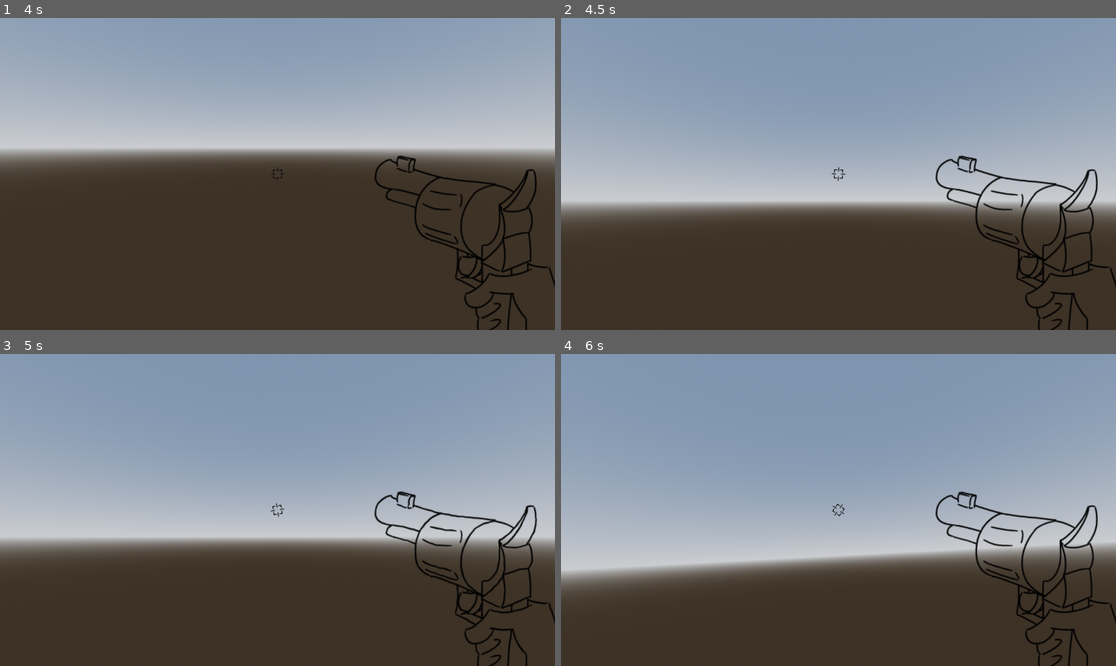
Above: before the commit, frames 1-4 (two rows, left to right).
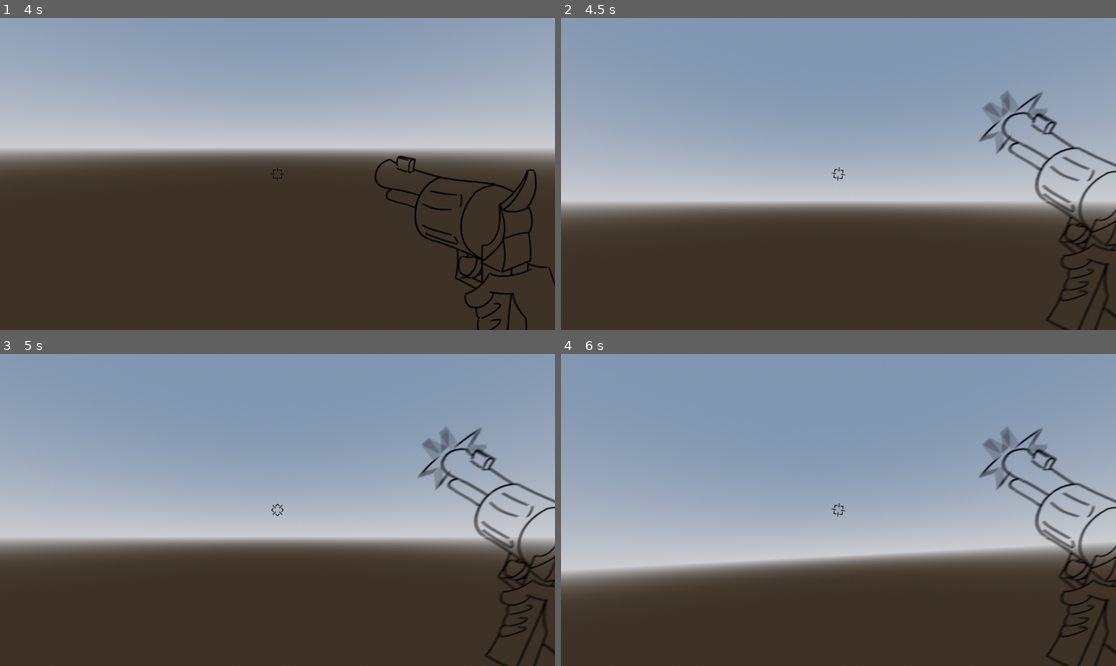
Above: after the commit, the same moments.

Repository: BootaroTC/GameJam---Gumshoe
Game: Godot game, scene res://Scene/TestScene/node_3d.tscn
Two runs of this game, one before a commit and one after it. Both use one fixed random seed, a clock stepped at 60 frames per second and the inputs below.
Inputs (mouse positions are in pixels of both pictures, inside the frame that each line leads up to):
- Up to frame 1 (4 s): move the mouse to (305, 174) at 0.52 s; hold W (forward) from 0.53 s (still down); click (305, 174) at 0.6 s; move the mouse to (249, 174) at 1.27 s; click (249, 174) at 1.35 s; move the mouse to (288, 167) at 2.02 s; click (288, 167) at 2.1 s; move the mouse to (271, 180) at 2.77 s; click (271, 180) at 2.85 s; tap Enter at 3.5 s; move the mouse to (316, 177) at 3.52 s; click (316, 177) at 3.6 s
- Up to frame 2 (4.5 s): keep holding W (forward); tap R (reload) at 4.15 s; move the mouse to (794, 170) at 4.27 s; click (794, 170) at 4.35 s
- Up to frame 3 (5 s): keep holding W (forward)
- Up to frame 4 (6 s): move the mouse to (844, 510) at 5.02 s; click (844, 510) at 5.1 s; move the mouse to (816, 503) at 5.77 s; release W (forward) at 5.78 s; hold D (right) from 5.78 s (still down); click (816, 503) at 5.85 s

Frame 1 is identical in both runs. In frame 2, 4.3% of the frame differs, in the area x 48-100%, y 23-100%; in frame 3, 4.3%; in frame 4, 4.4%.

Commit message:
Can reload with R

Diff:
--- a/Scene/PlayerScene/player.tscn
+++ b/Scene/PlayerScene/player.tscn
@@ -164,4 +164,4 @@
 mesh = SubResource("BoxMesh_5nuyq")
 
 [node name="RayCast3D" type="RayCast3D" parent="Neck"]
-transform = Transform3D(0.37555856, 0.39246708, -0.09458798, -0.03281232, 0.039134383, -1.0927464, -0.024650052, 5.9273653, 0.013477638, 0.3934719, 0.55516076, -0.9699375)
+transform = Transform3D(0.36997798, 0.41241285, -0.095065005, -0.032182667, 0.0047054887, -1.096425, -0.019785173, 7.7043386, 0.0057585184, 0.3934719, 0.58976936, -0.9699375)
--- a/Scripts/PlayerScript/player.gd
+++ b/Scripts/PlayerScript/player.gd
@@ -31,13 +31,19 @@
 			if animated_sprite_3d.is_playing() != true:
 				animated_sprite_3d.play("Idle")
 
-	elif ammo >= 0 and !reloading:
+	if ammo <= 5:
+		_reloading()
+
+
+func _reloading():
+	if ((ammo <= 0) or (ammo <= 5 and Input.is_action_just_pressed("reload"))) and !reloading:
 		reloading = true
 		animated_sprite_3d.play("Idle")
 		animation_player.play("ReloadSpin")
 		await get_tree().create_timer(2.0).timeout
 		ammo = max_ammo
 		reloading = false
+
 
 func _ready() -> void:
 	Input.mouse_mode = Input.MOUSE_MODE_CAPTURED
